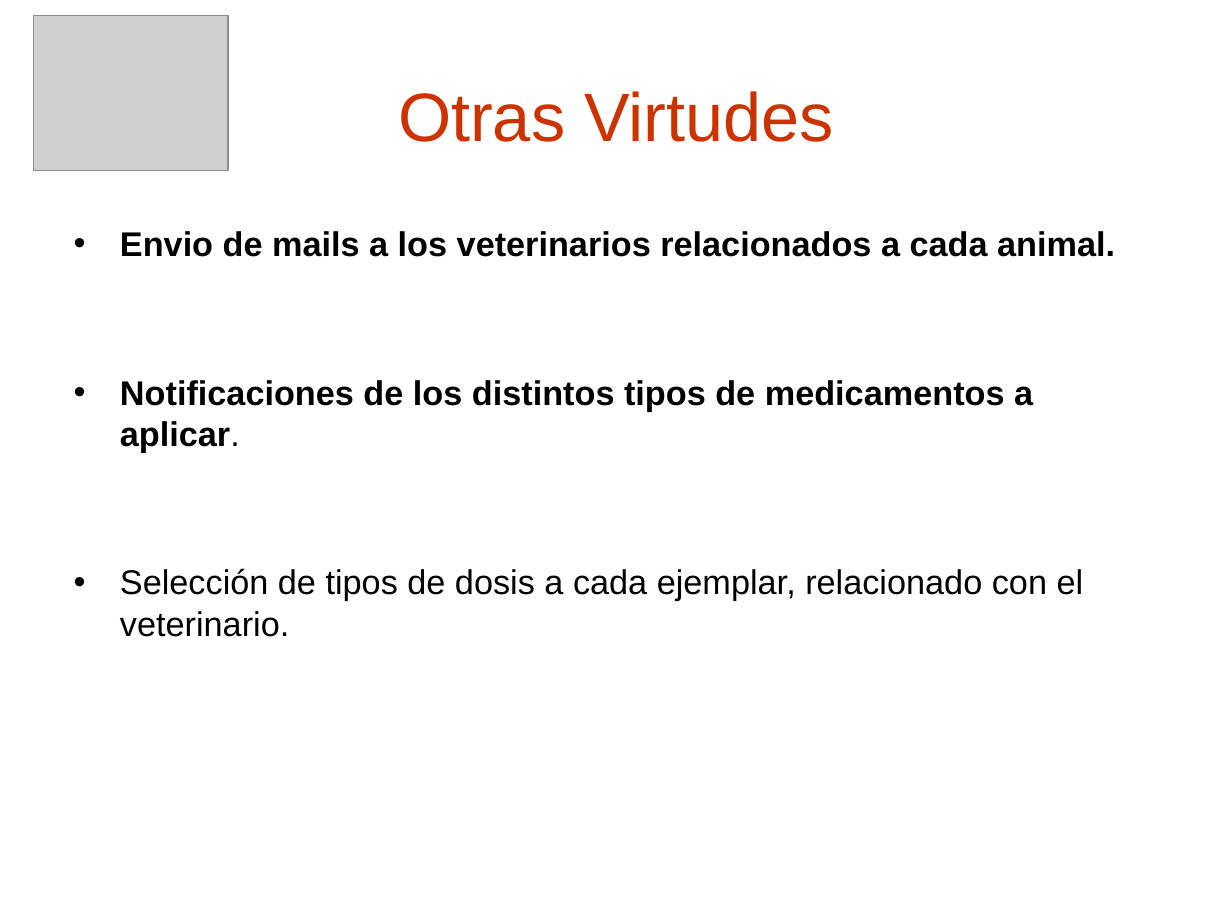
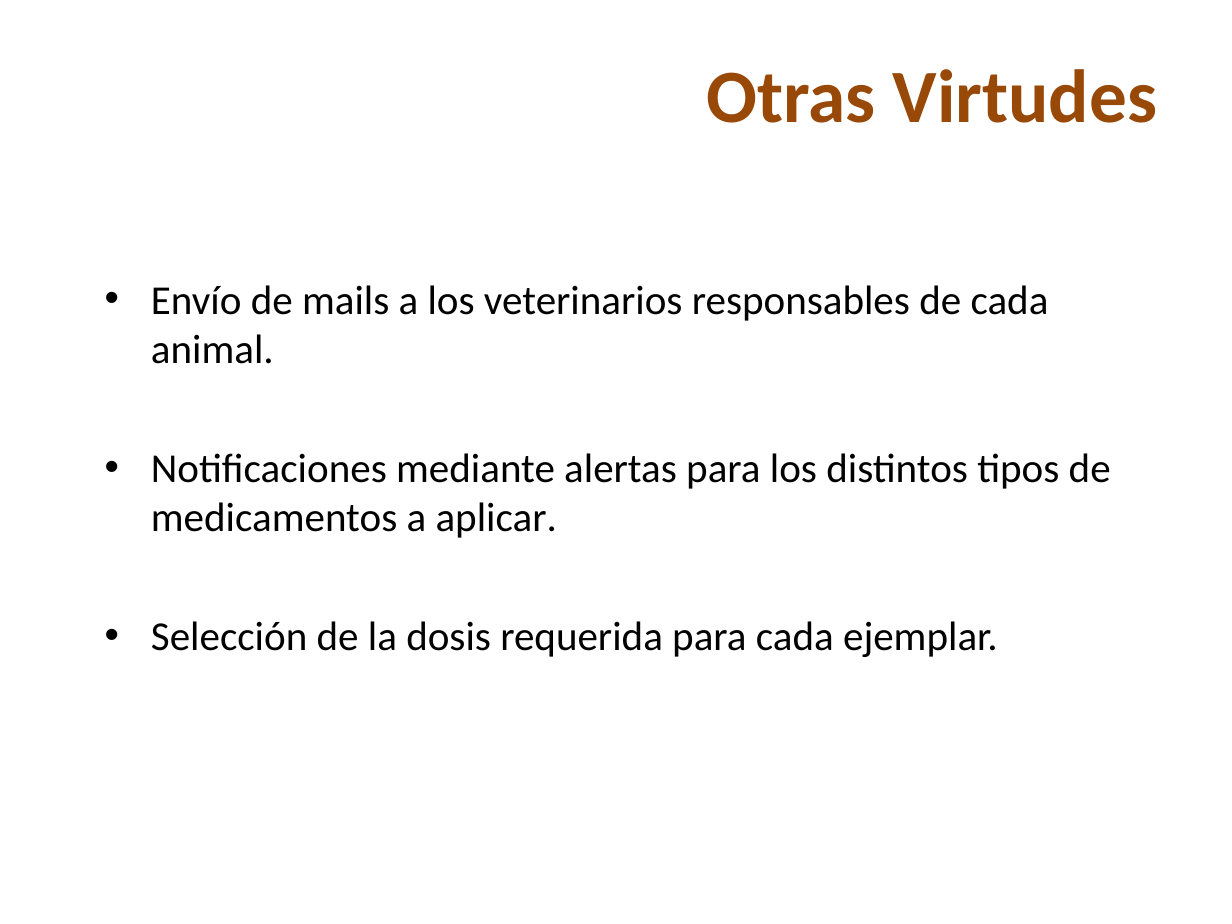
Before and after one commit to nicohen/taller-desarrollo-proyectos-i, a slide deck: slide 21 of Presentaciones/Demo Gerencial.ppt (slide 15 before the commit). Drawn at 1232x924 pixels with LibreOffice and Linux fonts; fonts in the diff are those of the drawing; grey boxes stand for pictures; background and template pictures are left out. Boxes give left, top, right and bottom in pixels: in the first picture for what was removed or moved away, otherwise in the second. Text is boxed around its words. In the diff, an @@ line names an element or a change of style, - is before the commit and + after.

```diff
--- a/Presentaciones/Demo Gerencial.ppt
+++ b/Presentaciones/Demo Gerencial.ppt
@@ picture removed at box(33, 16, 228, 171) @@
@@ title "Otras Virtudes": place and size @@
-title "Otras Virtudes" at box(398, 91, 834, 142)
+title "Otras Virtudes" at box(707, 69, 1157, 123)
@@ title "Otras Virtudes" at box(707, 69, 1157, 123): size 40 to 44 pt, font Arial to Calibri, text colour #CC3300 to #984807, bold on; alignment centre to right @@
@@ text at box(151, 285, 1111, 657): text changed; size 20 to 24 pt; font Arial to Calibri; bold off @@
-• Envio de mails a los veterinarios relacionados a cada animal.
-• Notificaciones de los distintos tipos de medicamentos a aplicar.
-• Selección de tipos de dosis a cada ejemplar, relacionado con el veterinario.
+• Envío de mails a los veterinarios responsables de cada animal.
+• Notificaciones mediante alertas para los distintos tipos de medicamentos a aplicar.
+• Selección de la dosis requerida para cada ejemplar.
```
Also in this commit, not shown: 13 other slides changed, 10 slides added, 4 slides removed.
